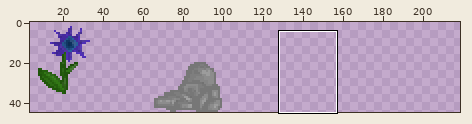
Sprite sheet: client/sceneryTexture.png. The first picture is a wide view before the edit; the outline marks the close-up.
Close-up. First the earlier version:
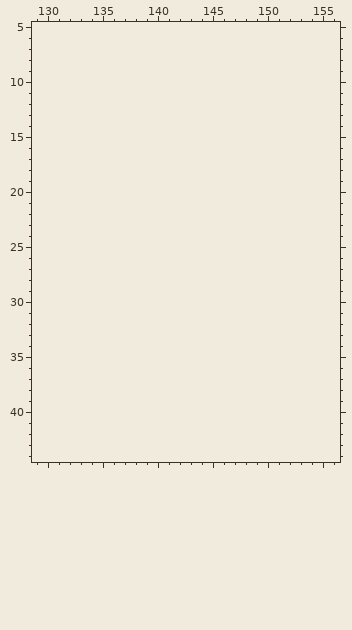
The file is 114x45 pixels. Colours within 5 levels of each other are drawn and written as one. Shown: x 129..156, y 5..44. The old version is drawn lined up with the new one, on the new canvas. The wide view leaves out empty margins. The commit also changed other parts of the picture, which this record leaves out.
After:
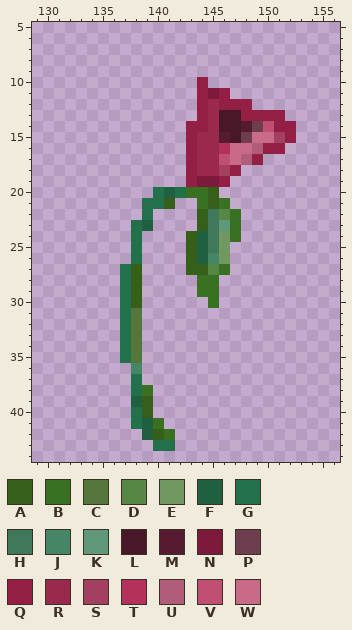
Palette (. is transparent): A #365f19  B #397123  C #54773b  D #578744  E #709860  F #1e603f  G #23714a  H #40785c  J #448665  K #60987c  L #481828  M #551c2f  N #7d1a3b  P #6e3e4e  Q #931f45  R #992a4e  S #a34061  T #b4315c  U #b15c79  V #bf5074  W #c96a89
Change:
canvas 114x45 -> 228x45, the old top-left corner now at -8,2 (the part of the old canvas that was cut away was empty and is not shown)
The author put colour A in row 20 at x 145; in row 21 at x 141 and 145; in rows 22 to 23 at x 144; in rows 24 to 26 at x 143; in row 27 at x 138 and 143 to 144; in rows 28 to 30 at x 138.
The author put colour A in rows 39 to 40 at x 139; in row 42 at x 140.
The author put colour B in row 20 at x 143 to 144; in row 21 at x 144 and 146; in rows 22 to 24 at x 147; in row 27 at x 146; in rows 28 to 29 at x 144 to 145; in row 30 at x 145.
The author put colour B in row 38 at x 139; in row 41 at x 140; in row 42 at x 141.
The author put colour C in rows 31 to 35 at x 138.
The author put colour D in row 22 at x 146; in row 27 at x 145.
The author put colour E in rows 24 to 26 at x 146.
The author put colour F in row 20 at x 141; in row 23 at x 139; in rows 24 to 26 at x 144; in row 39 at x 138; in rows 41 to 42 at x 139.
The author put colour G in row 20 at x 140 and 142; in row 21 at x 139 to 140; in row 22 at x 139; in rows 23 to 26 at x 138; in rows 27 to 35 at x 137; in rows 37 to 38 at x 138.
The author put colour G in rows 40 to 41 at x 138; in row 43 at x 140 to 141.
The author put colour H in rows 22 to 25 at x 145.
The author put colour J in row 26 at x 145; in row 36 at x 138.
The author put colour K in row 23 at x 146.
The author put colour L in rows 13 to 14 at x 146 to 147; in row 15 at x 147.
The author put colour M in row 14 at x 148; in row 15 at x 146.
The author put colour N in row 11 at x 145; in row 19 at x 144 to 145.
The author put colour P in row 14 at x 149; in row 15 at x 148.
The author put colour Q in row 10 at x 144; in row 11 at x 144 and 146; in row 12 at x 144 and 146 to 148; in row 13 at x 144 and 148 to 151; in row 14 at x 143 to 144 and 151 to 152; in row 15 at x 143 and 152.
The author put colour Q in row 16 at x 143 and 150 to 151; in row 17 at x 143 and 149; in row 18 at x 143 and 147; in row 19 at x 143 and 146.
The author put colour R in rows 12 to 14 at x 145; in rows 15 to 18 at x 144 to 145.
The author put colour S in row 15 at x 151; in row 18 at x 146.
The author put colour T in row 16 at x 146.
The author put colour U in row 16 at x 149; in row 17 at x 148.
The author put colour V in row 14 at x 150; in row 17 at x 146.
The author put colour W in row 15 at x 149 to 150; in row 16 at x 147 to 148; in row 17 at x 147.
Where, in picture pixels (left, top, right, bottom), the same in both close-ups:
added: (120, 77, 296, 451)
